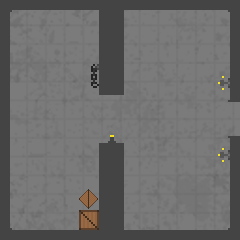
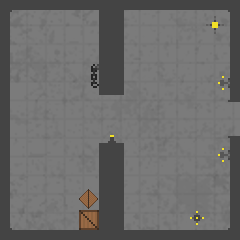
Layer changes from the first w=240, h=240 image to the second:
showed "Standing Light" over [206, 16, 224, 34]
showed "Standing Candleer" over [190, 211, 204, 225]
